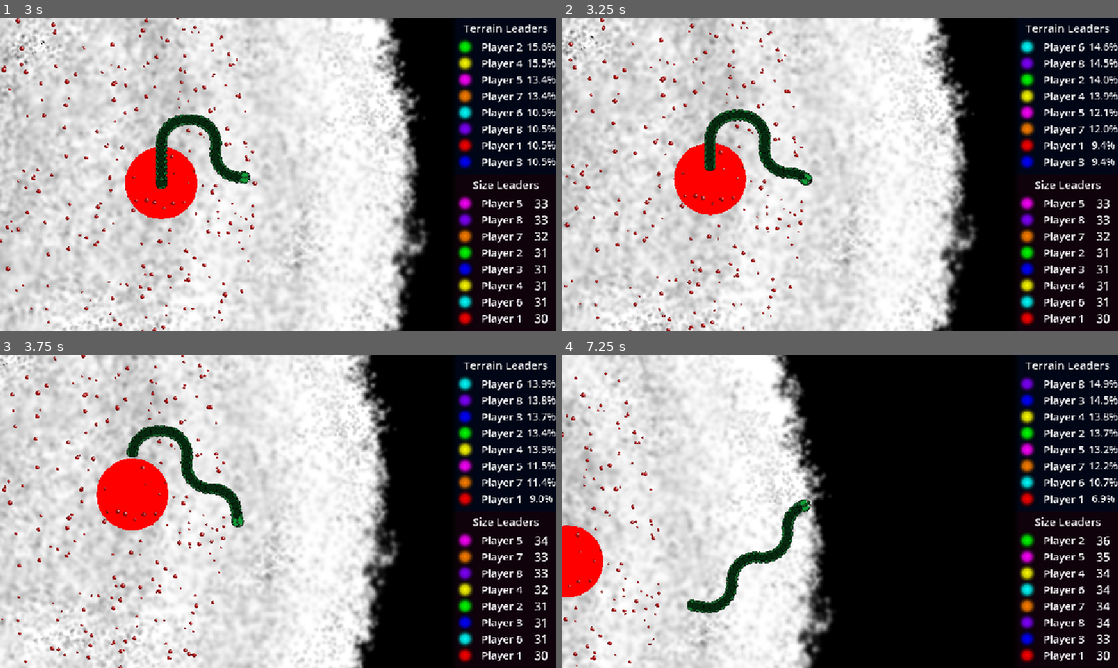
Above: before the commit, frames 1-4 (two rows, left to right).
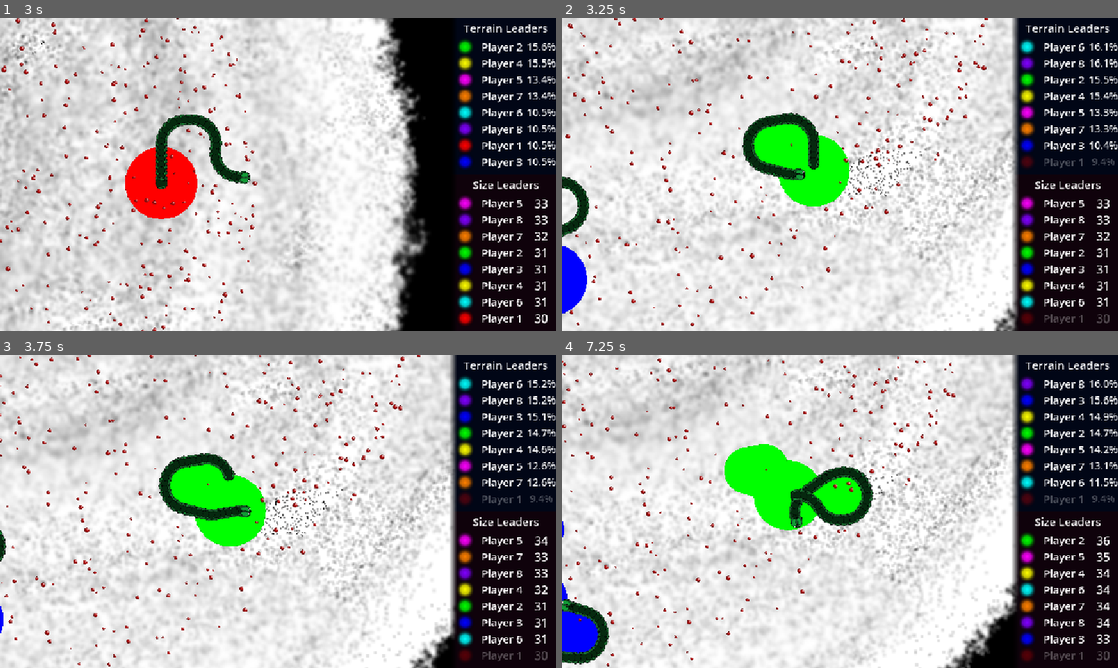
Above: after the commit, the same moments.

Repository: PeVANoD/Development-Management
Game: Godot game, scene res://project/scenes/ui.tscn
Same seed, same stepped clock (60 frames per second), same inputs: the game is played once before the commit and once after it.
Inputs (mouse positions are in pixels of both pictures, inside the frame that each line leads up to):
- Up to frame 1 (3 s): tap Enter (Enter) at 0.5, 0.6 s; move the mouse to (400, 158) at 0.52 s; hold Up (ui_up) 0.53-1.28 s; click (400, 158) at 0.67 s; move the mouse to (166, 190) at 1.27 s; tap Space (Space) at 1.35 s; click (166, 190) at 1.42 s; move the mouse to (333, 105) at 2.02 s; hold Up (ui_up) from 2.03 s (still down); tap 0 at 2.1 s; click (333, 105) at 2.17 s; move the mouse to (250, 237) at 2.77 s; tap Ctrl at 2.85 s; click (250, 237) at 2.92 s
- Up to frame 2 (3.25 s): keep holding Up (ui_up)
- Up to frame 3 (3.75 s): move the mouse to (444, 558) at 3.52 s; release Up (ui_up) at 3.53 s; hold Alt from 3.53 s (still down); click (444, 558) at 3.67 s
- Up to frame 4 (7.25 s): move the mouse to (673, 464) at 4.27 s; release Alt at 4.28 s; tap Enter (Enter) at 4.35 s; click (673, 464) at 4.42 s; move the mouse to (867, 511) at 5.02 s; tap Space (Space) at 5.1 s; click (867, 511) at 5.17 s; move the mouse to (756, 433) at 5.77 s; hold Up (ui_up) from 5.78 s (still down); tap 0 at 5.85 s; click (756, 433) at 5.92 s; move the mouse to (962, 495) at 6.52 s; hold Ctrl from 6.53 s (still down); click (962, 495) at 6.67 s

Frame 1 is identical in both runs. In frame 2, 40% of the frame differs, in the area x 0-100%, y 0-100%; in frame 3, 40%; in frame 4, 56%.

Commit message:
Сheck_out_of_bounds()

Diff:
--- a/project/scripts/snake.gd
+++ b/project/scripts/snake.gd
@@ -5,6 +5,7 @@
 @export var partDistance = 6
 #endregion
 #region переменные межфункций
+@onready var map_node = $"../.."
 @export var length = 0
 @export var snakeNum = 0
 var targetZoom = 0.8
@@ -29,7 +30,6 @@
 @export var snake_index: int = 0  # Индекс этой змейки
 var was_in_territory: bool = false
 
-
 func _ready():
 	# инициирует размер змейки
 	for i in range(maxHistoryLength):
@@ -76,6 +76,7 @@
 	$Head.rotation = angle  # используем радианы напрямую
 
 	update_territory_capture()
+	check_out_of_bounds()
 	checkBody()
 
 func checkInputs(delta):
@@ -154,7 +155,7 @@
 		goingToBase = false
 # уменьшение змейки
 func loseGrowth():
-	$"../..".genFood(1,$Body.get_child(0).global_position)
+	map_node.genFood(1,$Body.get_child(0).global_position)
 	$Body.get_child(0).queue_free()
 	maxHistoryLength -= addLength
 	length -= 1
@@ -210,17 +211,26 @@
 	var angle_diff = direction.angle_to(desiredDirection)
 	angle_diff = clamp(angle_diff, -max_rotation_speed, max_rotation_speed)
 	direction = direction.rotated(angle_diff)
+
+# Проверка выхода за пределы карты и смерть
+func check_out_of_bounds():
+	if $Head.global_position.length() > map_node.radius:
+		kill_snake()
+
+func kill_snake():
+	territory_capture.clear_territory(snakeNum)
+	self.queue_free()
+	map_node.clearSnake()
+
 # при попадании головы во что-то
 func _in_mouth_body_entered(body):
 	if body.is_in_group("Food"):
 		body.queue_free()
 		if !randi_range(0,2):
 			bodyGrow()
-		$"../..".genFood()
+		map_node.genFood()
 	if body.is_in_group("Snake") and body.get_node("../../..") != self:
-		territory_capture.clear_territory(snakeNum)
-		self.queue_free()
-		$"../..".clearSnake()
+		kill_snake()
 
 var aiTimer = 0.0
 var ai_direction = Vector2(0,0)
